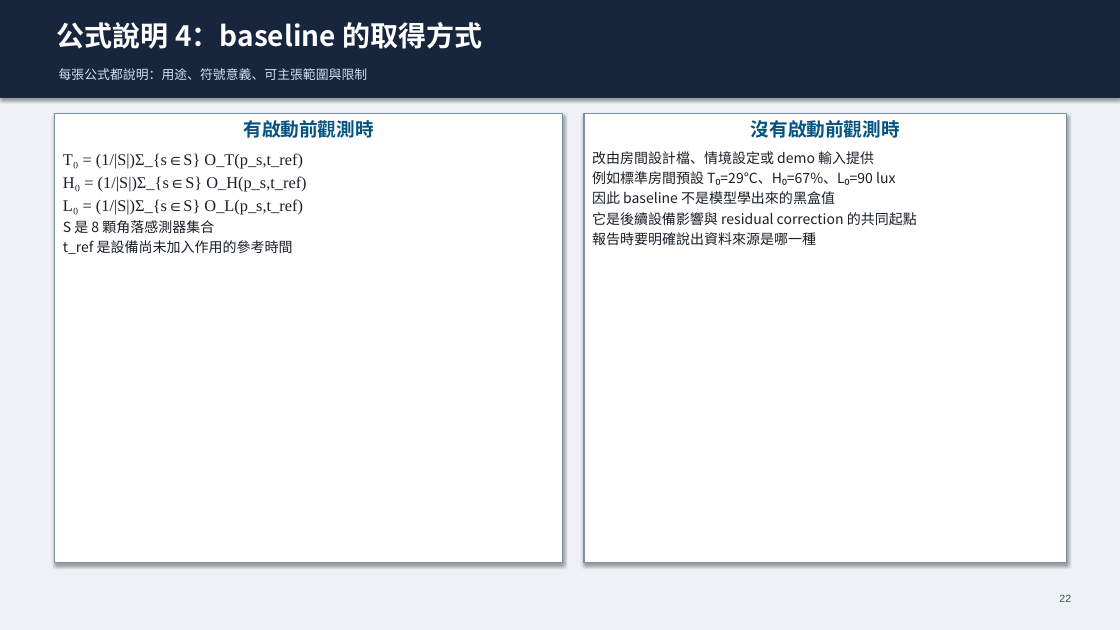
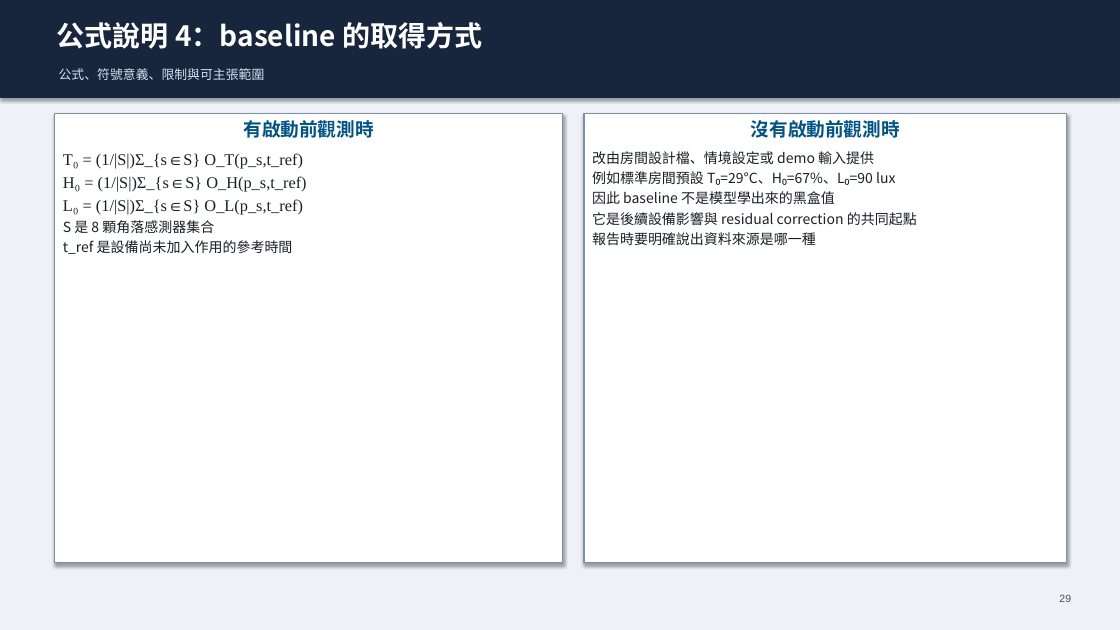
Before and after one commit to Yunitrish006006/A-Spatial-Digital-Twin-Prototype-for-Indoor-Spaces-with-Environmental-Factors, a slide deck: slide 29 of docs/papers/thesis/thesis_presentation_zh_30min.pptx (slide 22 before the commit). Drawn at 1120x630 pixels with LibreOffice and Linux fonts; fonts in the diff are those of the drawing. Boxes give left, top, right and bottom in pixels: in the first picture for what was removed or moved away, otherwise in the second. Text is boxed around its words. In the diff, an @@ line names an element or a change of style, - is before the commit and + after.

```diff
--- a/docs/papers/thesis/thesis_presentation_zh_30min.pptx
+++ b/docs/papers/thesis/thesis_presentation_zh_30min.pptx
@@ text "公式說明 4：baseline 的取得方式" at [57, 22, 482, 49]: font Noto Sans CJK SC to Noto Sans CJK TC @@
@@ text at [59, 68, 265, 80]: text changed; font Noto Sans CJK SC to Noto Sans CJK TC @@
-每張公式都說明：用途、符號意義、可主張範圍與限制
+公式、符號意義、限制與可主張範圍
@@ rectangle "沒有啟動前觀測時" at [584, 113, 1067, 563]: font Noto Sans CJK SC to Noto Sans CJK TC @@
@@ text in rectangle at [63, 120, 374, 254]: font Noto Sans CJK SC to Noto Sans CJK TC in "有啟動前觀測時", "S 是 8 顆角落感測器集合", "t_ref 是設備尚未加入作用的參考時間" @@
@@ text at [1059, 594, 1071, 602]: text changed @@
-22
+29
```
Also in this commit, not shown: 45 other slides changed, 7 slides added, 7 other files.
